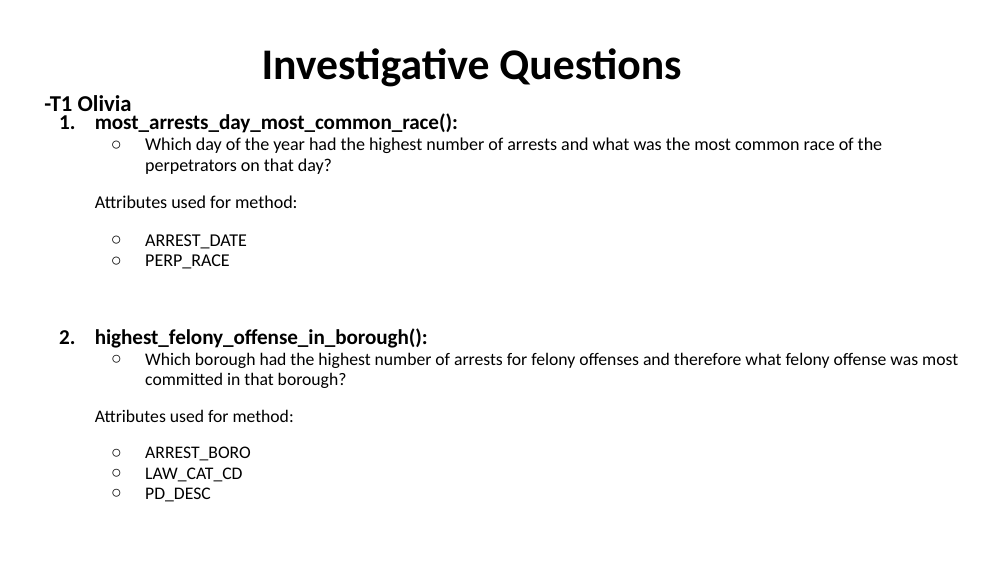
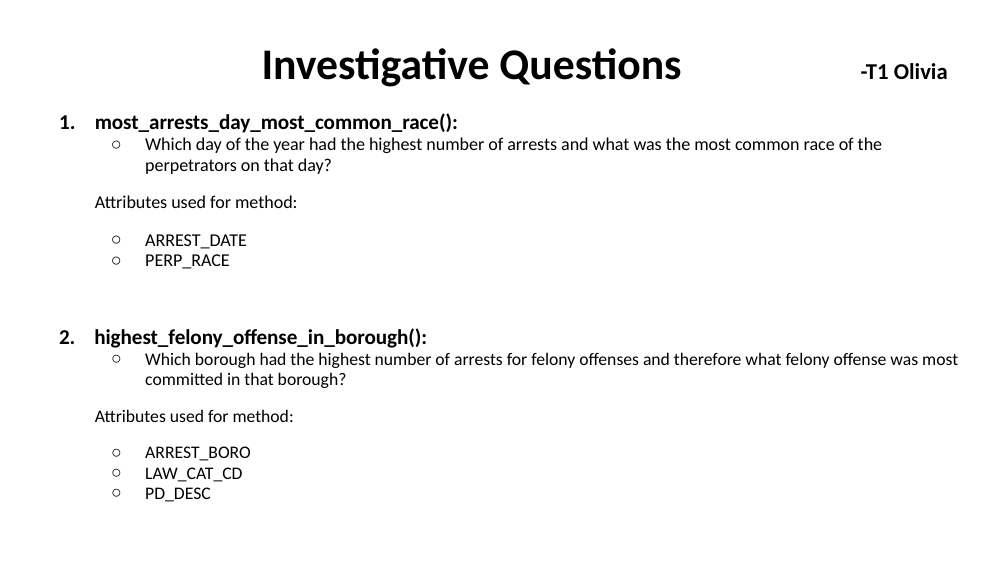
Before and after one commit to SwathiDanturi/Integrated-Computing-with-Python-Project, a slide deck: slide 6 of docs/NYPD Arrest Project.pptx. Drawn at 1008x567 pixels with LibreOffice and Linux fonts; fonts in the diff are those of the drawing. Boxes give left, top, right and bottom in pixels: in the first picture for what was removed or moved away, otherwise in the second. Text is boxed around its words. In the diff, an @@ line names an element or a change of style, - is before the commit and + after.

```diff
--- a/docs/NYPD Arrest Project.pptx
+++ b/docs/NYPD Arrest Project.pptx
@@ title "Investigative Questions -T1 Olivia" rewrapped from (x1=44, y1=48, x2=681, y2=118) to (x1=262, y1=48, x2=948, y2=87) @@
@@ text at (x1=59, y1=328, x2=427, y2=348): text changed @@
-1. highest_felony_offense_in_borough():
+2. highest_felony_offense_in_borough():
```
Also in this commit, not shown: 1 other slide changed.
